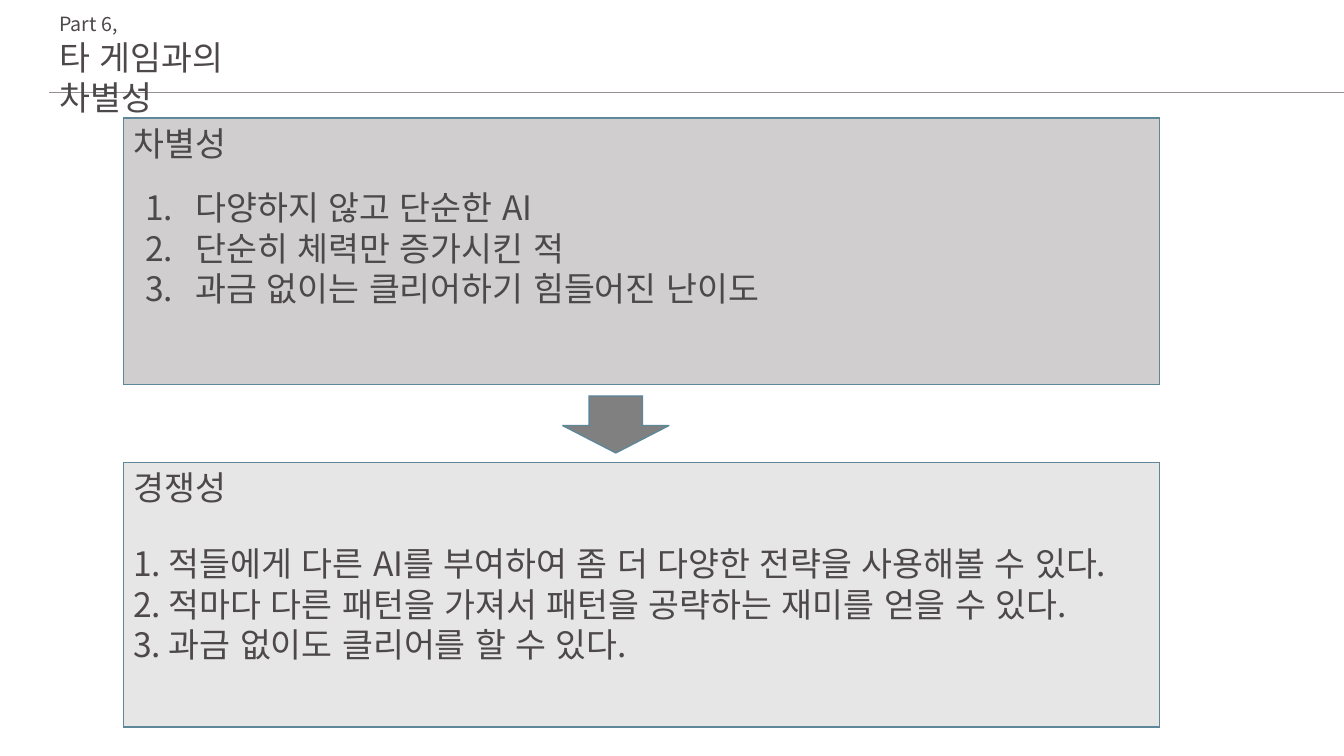
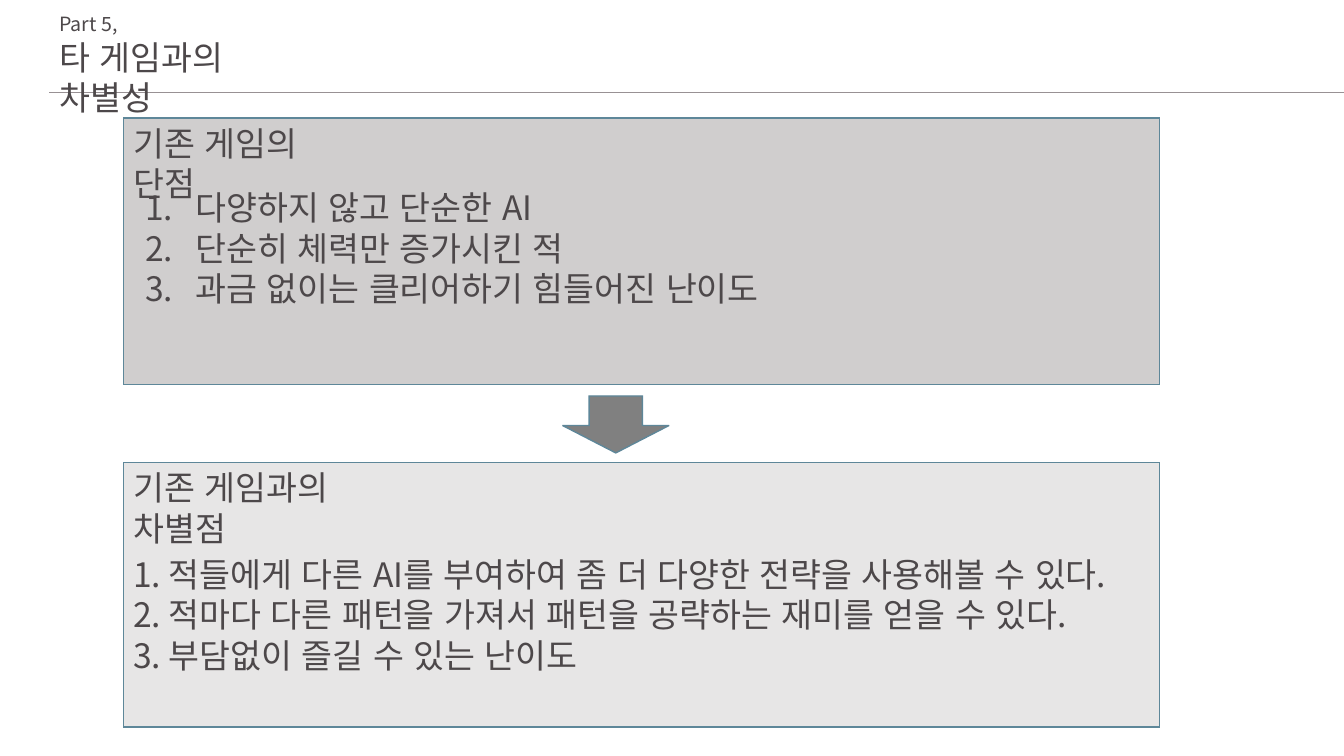
Before and after one commit to ghk01214/KPUFinalGame-deprecated-, a slide deck: slide 14 of docs/초안.pptx (slide 9 before the commit). Drawn at 1344x756 pixels with LibreOffice and Linux fonts; fonts in the diff are those of the drawing. Boxes give left, top, right and bottom in pixels: in the first picture for what was removed or moved away, otherwise in the second. Text is boxed around its words. In the diff, an @@ line names an element or a change of style, - is before the commit and + after.

```diff
--- a/docs/초안.pptx
+++ b/docs/초안.pptx
@@ text at <box>59,16,117,35</box>: text changed @@
-Part 6,
+Part 5,
@@ text at <box>133,128,298,206</box>: text changed @@
-차별성
+기존 게임의 단점
@@ text at <box>133,472,328,544</box>: text changed @@
-경쟁성
+기존 게임과의 차별점
@@ text "1. 적들에게 다른 AI를 부여하여 ...": place and size @@
-text "1. 적들에게 다른 AI를 부여하여 ..." at <box>133,548,1106,660</box>
+text "1. 적들에게 다른 AI를 부여하여 ..." at <box>133,559,1106,671</box>
@@ text at <box>133,640,578,671</box>: text changed @@
-3. 과금 없이도 클리어를 할 수 있다.
+3. 부담없이 즐길 수 있는 난이도
```
Also in this commit, not shown: 5 other slides changed, 9 slides added, 3 slides removed.
